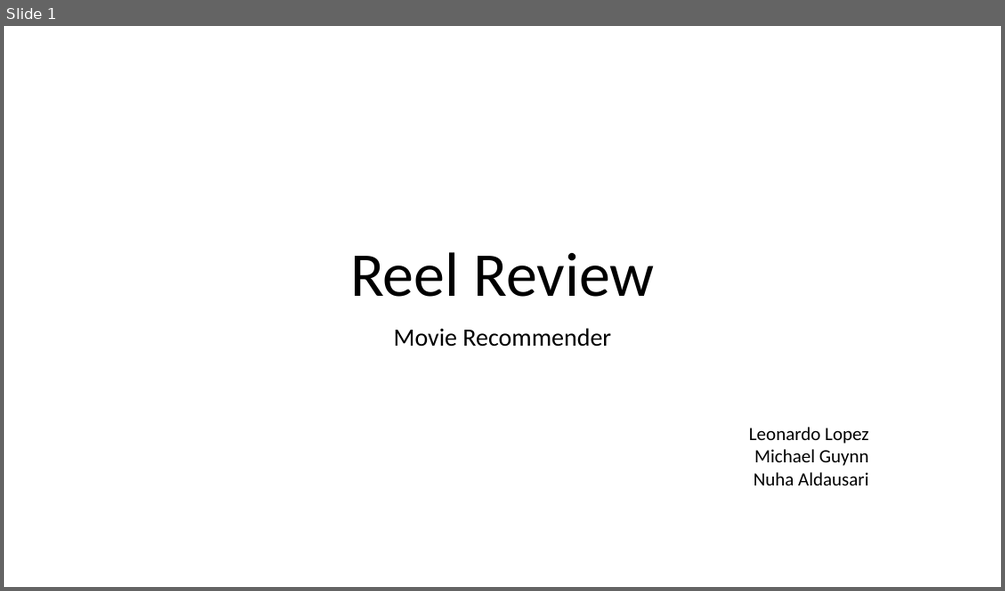
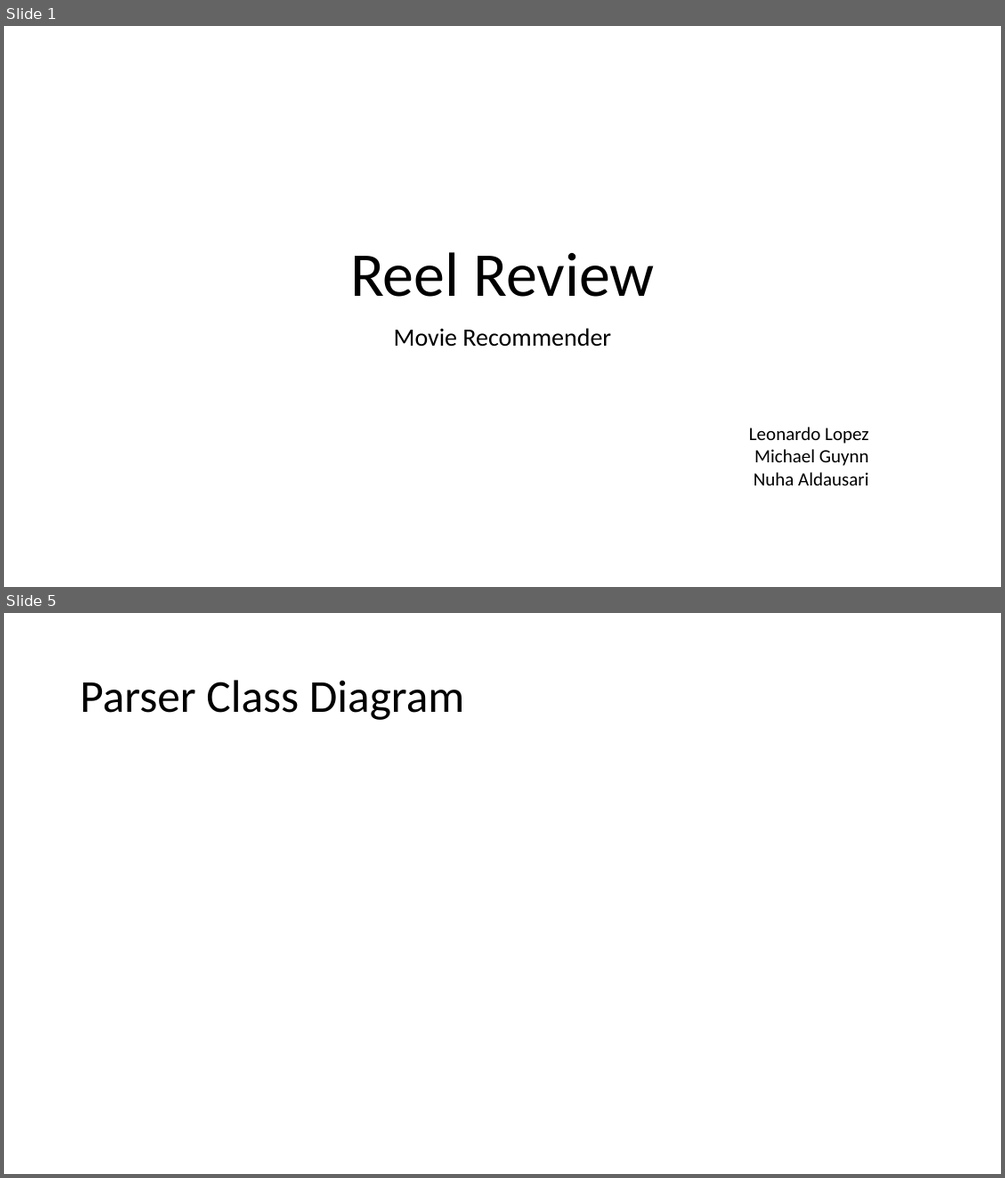
Before and after one commit to itsshortforleo/MovieRecommenderSystem, a slide deck: Powerpoint/CSC204 Reel Review Powerpoint Presentation.pptx. Shown one above the other, each under a label of ours: slide 1 before the commit, slides 1 and 5 after it; the slides between them are not shown. The pictures are 1005x591 and 1005x1178 pixels, drawn with LibreOffice and Linux fonts; fonts in the diff are those of the drawing. Boxes give left, top, right and bottom in pixels: in the first picture for what was removed or moved away, otherwise in the second. Text is boxed around its words. In the diff, an @@ line names an element or a change of style, - is before the commit and + after.

```diff
--- a/Powerpoint/CSC204 Reel Review Powerpoint Presentation.pptx
+++ b/Powerpoint/CSC204 Reel Review Powerpoint Presentation.pptx
@@ slide 5 added at (4, 613, 1001, 1174), background #FFFFFF @@
@@ title added at (80, 680, 464, 720), 44 pt, text #000000 @@
+Parser Class Diagram
```
Also in this commit, not shown: 3 slides changed, 2 other slides added, 1 other file.
